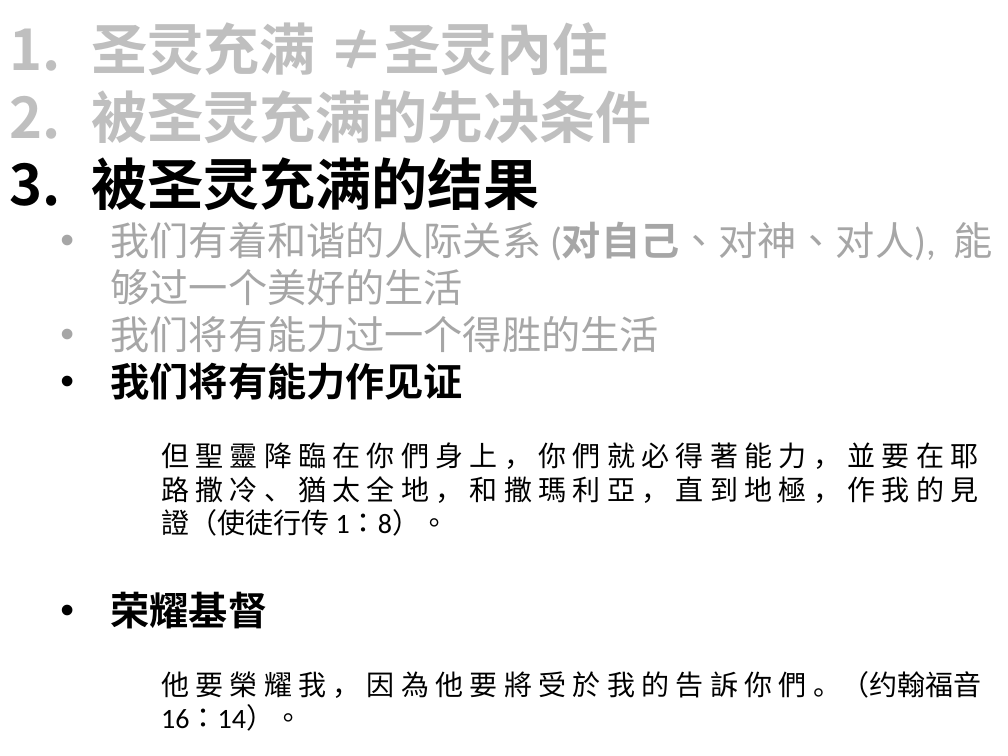
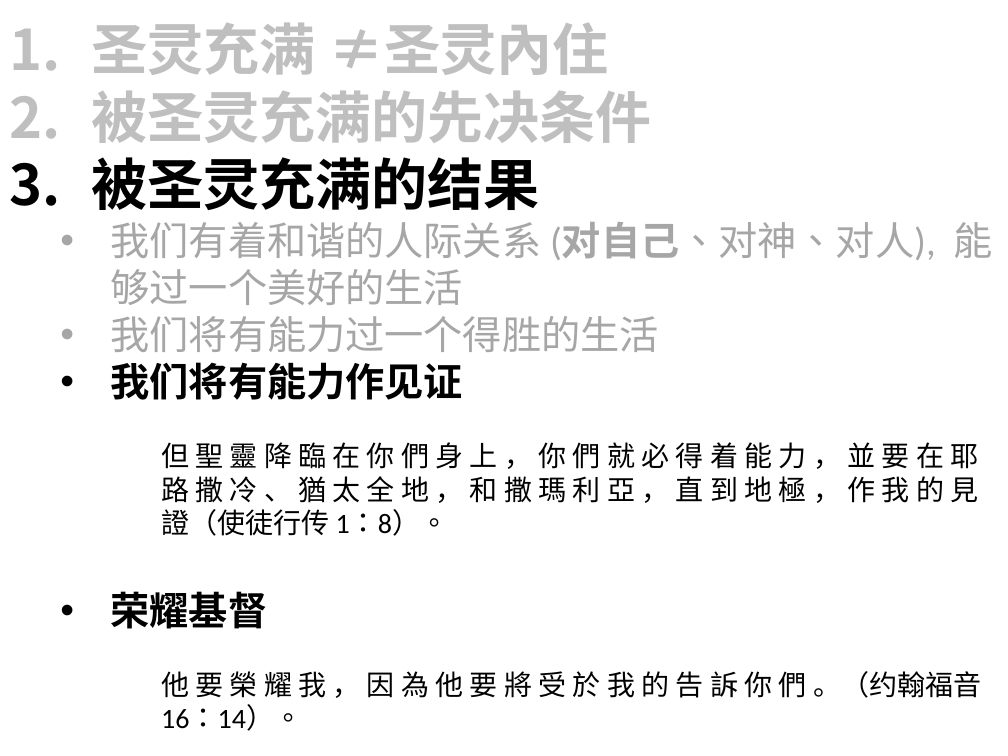
Before and after one commit to sauchilee/sauchilee.github.io, a slide deck: slide 10 of preaching/被聖靈充滿.pptx. Drawn at 1008x756 pixels with LibreOffice and Linux fonts; fonts in the diff are those of the drawing. Boxes give left, top, right and bottom in pixels: in the first picture for what was removed or moved away, otherwise in the second. Text is boxed around its words. In the diff, an @@ line names an element or a change of style, - is before the commit and + after.

```diff
--- a/preaching/被聖靈充滿.pptx
+++ b/preaching/被聖靈充滿.pptx
@@ text at (161, 442, 978, 536): text changed @@
-      但 聖 靈 降 臨 在 你 們 身 上 ， 你 們 就 必 得 著 能 力 ， 並 要 在 耶 路 撒 冷 、 猶 太 全 地 ， 和 撒 瑪 利 亞 ， 直 到 地 極 ， 作 我 的 見 證（使徒行传 1：8）。
+      但 聖 靈 降 臨 在 你 們 身 上 ， 你 們 就 必 得 着 能 力 ， 並 要 在 耶 路 撒 冷 、 猶 太 全 地 ， 和 撒 瑪 利 亞 ， 直 到 地 極 ， 作 我 的 見 證（使徒行传 1：8）。
```
Also in this commit, not shown: 7 other slides changed, 15 other files.
